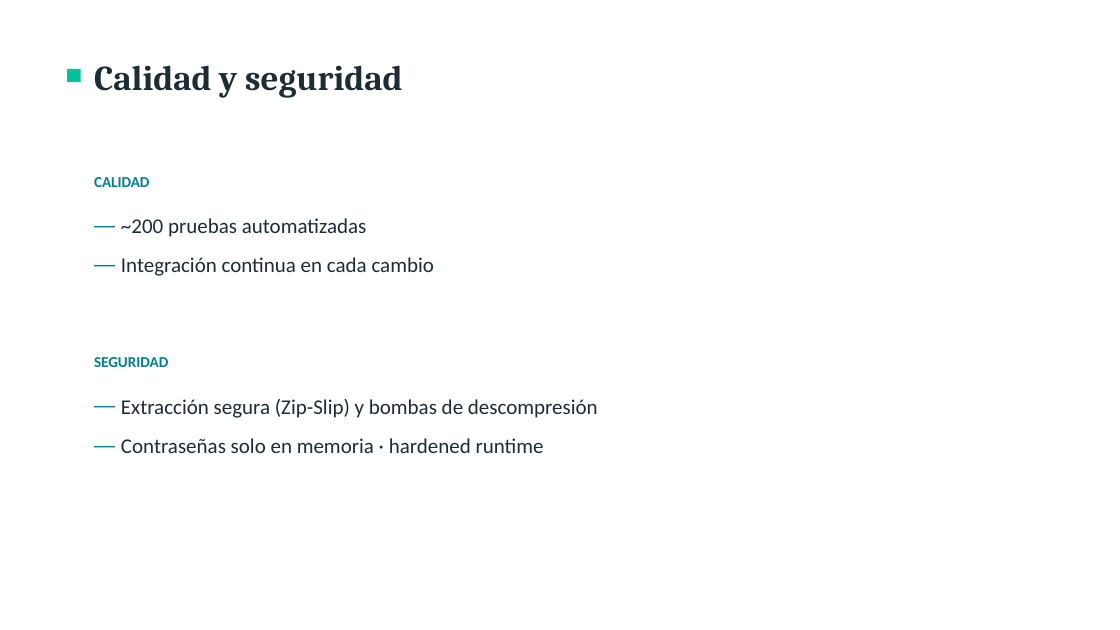
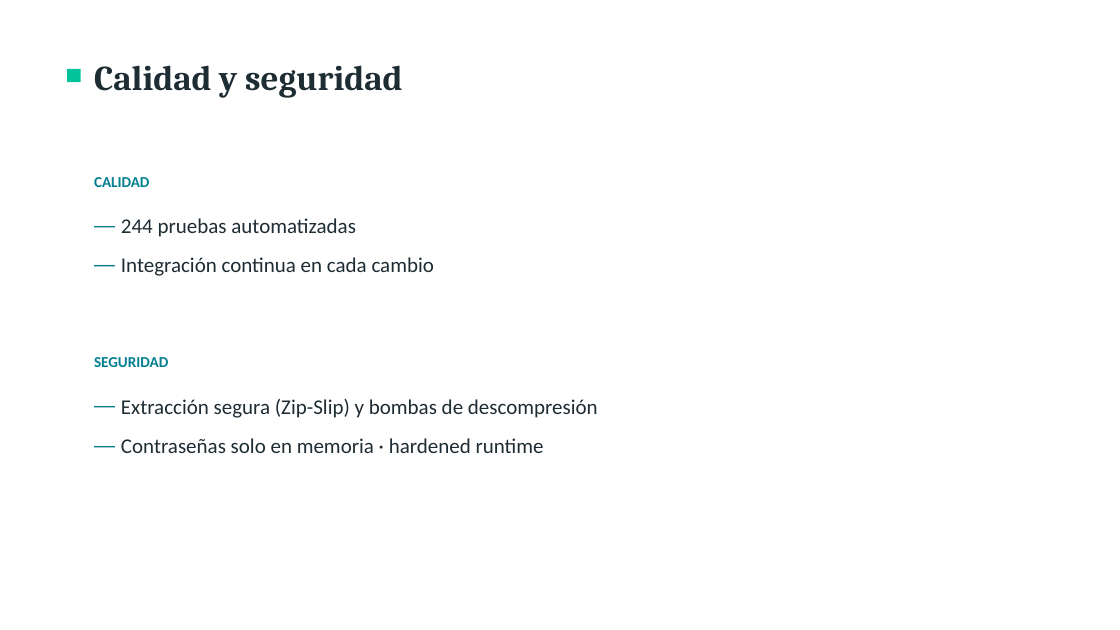
Before and after one commit to kiko-lin/FilePackr, a slide deck: slide 11 of docs/FilePackr-presentacion.pptx (slide 10 before the commit). Drawn at 1120x630 pixels with LibreOffice and Linux fonts; fonts in the diff are those of the drawing. Boxes give left, top, right and bottom in pixels: in the first picture for what was removed or moved away, otherwise in the second. Text is boxed around its words. In the diff, an @@ line names an element or a change of style, - is before the commit and + after.

```diff
--- a/docs/FilePackr-presentacion.pptx
+++ b/docs/FilePackr-presentacion.pptx
@@ text at [121,218,356,237]: text changed @@
-— ~200 pruebas automatizadas
+— 244 pruebas automatizadas
```
Also in this commit, not shown: 4 other slides changed, 1 slide added, 2 other files.
